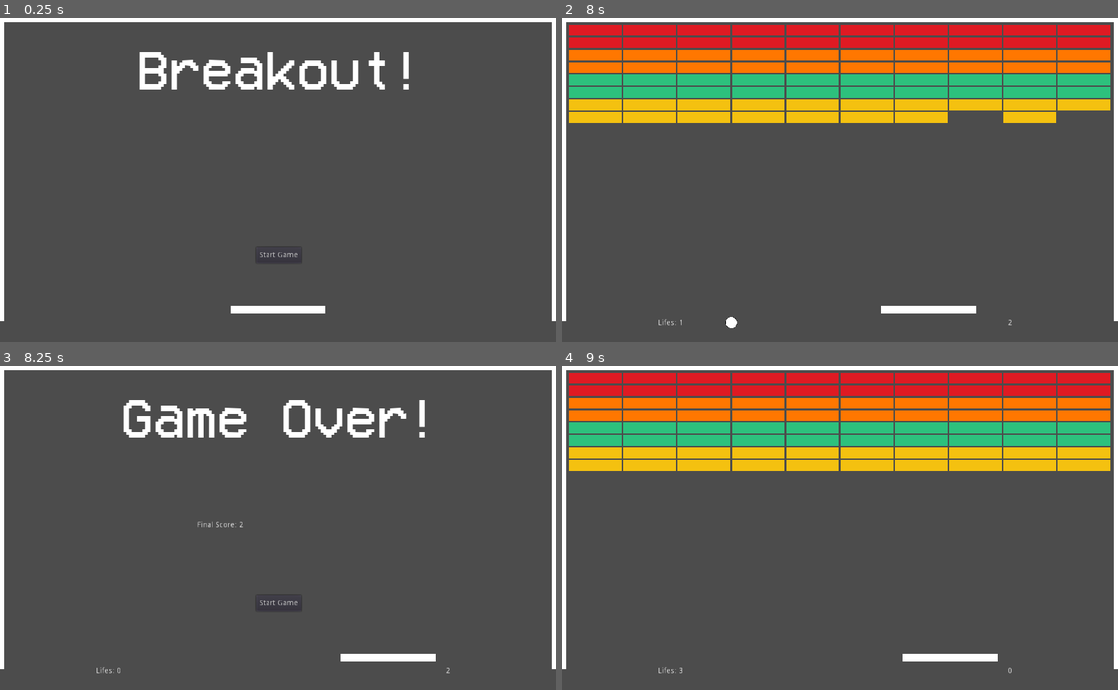
Above: before the commit, frames 1-4 (two rows, left to right).
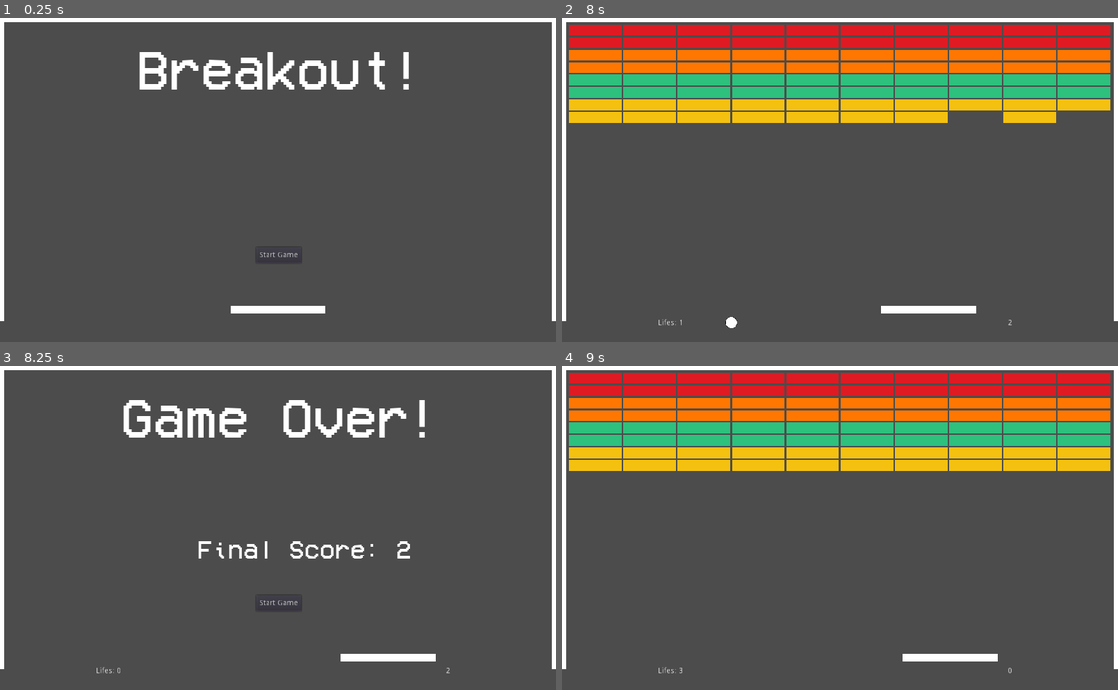
Above: after the commit, the same moments.

Repository: Santyru-C/Breakout-clone
Game: Godot game, scene res://Main.tscn
Two runs of this game, one before a commit and one after it. Both use one fixed random seed, a clock stepped at 60 frames per second and the inputs below.
Inputs:
- Up to frame 1 (0.25 s): no input
- Up to frame 2 (8 s): click "Start Game" at 0.5 s; hold Right (ui_right) 1.28-2.03 s; hold Left (ui_left) 2.03-2.78 s; hold Right (ui_right) 2.78-4.28 s; hold Left (ui_left) 4.28-6.53 s; hold Right (ui_right) from 6.53 s (still down)
- Up to frame 3 (8.25 s): keep holding Right (ui_right)
- Up to frame 4 (9 s): release Right (ui_right) at 8.75 s; click "Start Game" at 8.75 s

Frames 1-2 are identical in both runs. In frame 3, 0.7% of the frame differs, in the area x 35-74%, y 48-60%; in frame 4, nothing differs.

Commit message:
add font to final_score display

Diff:
--- a/gamefiles/scenes/HUD.tscn
+++ b/gamefiles/scenes/HUD.tscn
@@ -1,10 +1,14 @@
-[gd_scene load_steps=4 format=2]
+[gd_scene load_steps=5 format=2]
 
 [ext_resource path="res://scenes/HUD.gd" type="Script" id=1]
 [ext_resource path="res://assets/VCR_OSD_MONO_1.001.ttf" type="DynamicFontData" id=2]
 
 [sub_resource type="DynamicFont" id=1]
 size = 102
+font_data = ExtResource( 2 )
+
+[sub_resource type="DynamicFont" id=2]
+size = 48
 font_data = ExtResource( 2 )
 
 [node name="HUD" type="CanvasLayer"]
@@ -46,5 +50,8 @@
 margin_top = 289.0
 margin_right = 663.0
 margin_bottom = 389.0
+custom_fonts/font = SubResource( 2 )
+align = 1
+valign = 1
 
 [connection signal="pressed" from="start_button" to="." method="_on_start_button_pressed"]
